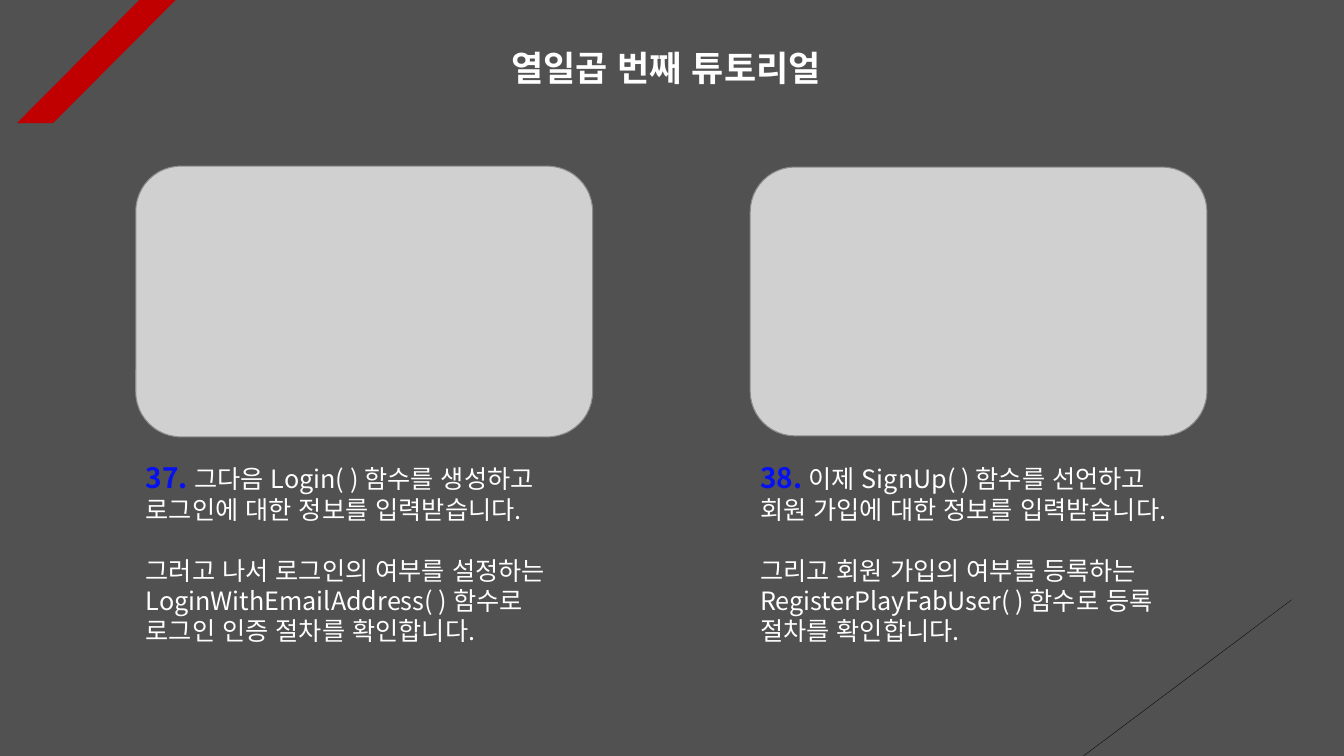
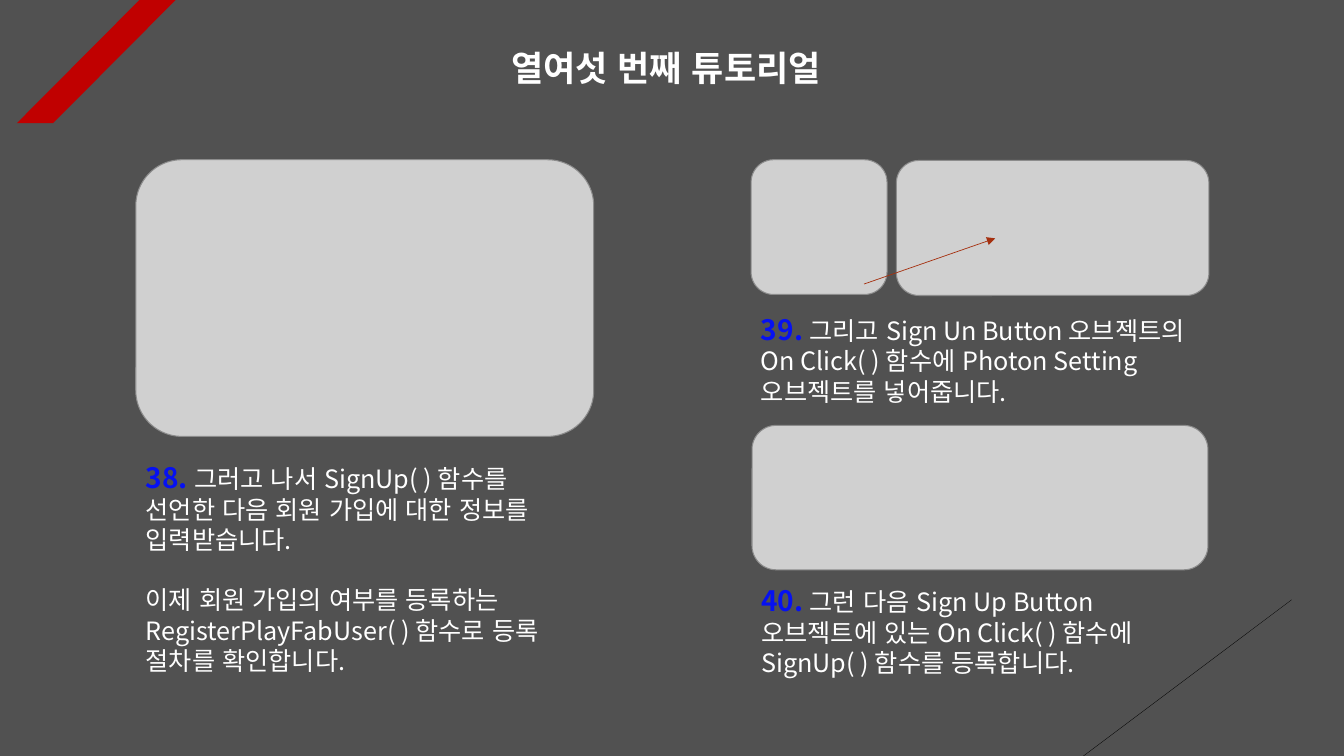
Before and after one commit to 7433jun/PhotonServer, a slide deck: slide 16 of Assets/PPT Data/Photon PlayFab.pptx (slide 17 before the commit). Drawn at 1344x756 pixels with LibreOffice and Linux fonts; fonts in the diff are those of the drawing; grey boxes stand for pictures. Boxes give left, top, right and bottom in pixels: in the first picture for what was removed or moved away, otherwise in the second. Text is boxed around its words. In the diff, an @@ line names an element or a change of style, - is before the commit and + after.

```diff
--- a/Assets/PPT Data/Photon PlayFab.pptx
+++ b/Assets/PPT Data/Photon PlayFab.pptx
@@ text at [512, 51, 821, 84]: text changed @@
-열일곱 번째 튜토리얼
+열여섯 번째 튜토리얼
@@ picture: place and size @@
-picture at [136, 166, 593, 438]
+picture at [136, 159, 594, 436]
@@ picture removed at [750, 167, 1207, 437] @@
@@ picture added at [751, 159, 887, 294] @@
@@ picture added at [896, 160, 1209, 295] @@
@@ arrow added from (864, 284) to (995, 238), #A5300F 0.5 pt dashed @@
@@ text added at [761, 319, 1185, 403], 18 pt, text #FFFFFF @@
+39. 그리고 Sign Un Button 오브젝트의 On Click( ) 함수에 Photon Setting 오브젝트를 넣어줍니다.
@@ picture added at [752, 425, 1208, 570] @@
@@ text at [146, 467, 538, 672]: text changed @@
-37. 그다음 Login( ) 함수를 생성하고 로그인에 대한 정보를 입력받습니다.
-그러고 나서 로그인의 여부를 설정하는 LoginWithEmailAddress( ) 함수로 로그인 인증 절차를 확인합니다.
+38. 그러고 나서 SignUp( ) 함수를 선언한 다음 회원 가입에 대한 정보를 입력받습니다.
+이제 회원 가입의 여부를 등록하는 RegisterPlayFabUser( ) 함수로 등록 절차를 확인합니다.
@@ text removed at [760, 467, 1152, 642] @@
-38. 이제 SignUp( ) 함수를 선언하고 회원 가입에 대한 정보를 입력받습니다.
-그리고 회원 가입의 여부를 등록하는 RegisterPlayFabUser( ) 함수로 등록 절차를 확인합니다.
@@ text added at [761, 590, 1133, 679], 18 pt, text #FFFFFF @@
+40. 그런 다음 Sign Up Button 오브젝트에 있는 On Click( ) 함수에 SignUp( ) 함수를 등록합니다.
```
Also in this commit, not shown: 6 other slides changed, 2 slides removed, 45 other files.
